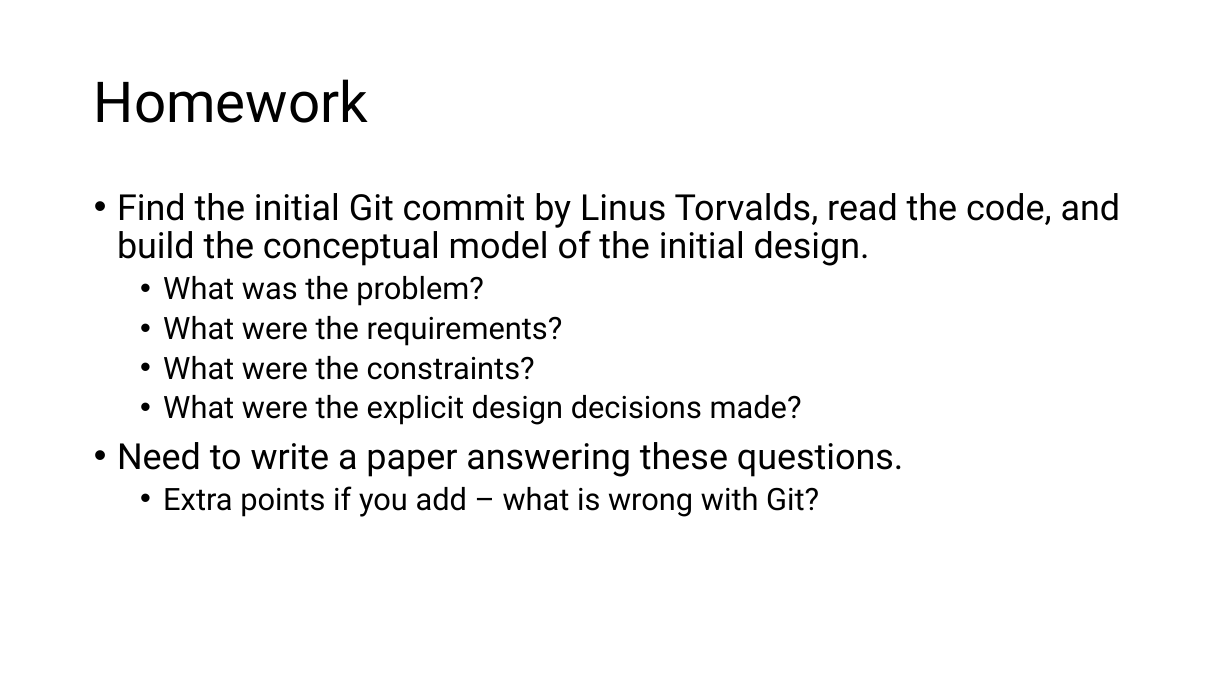
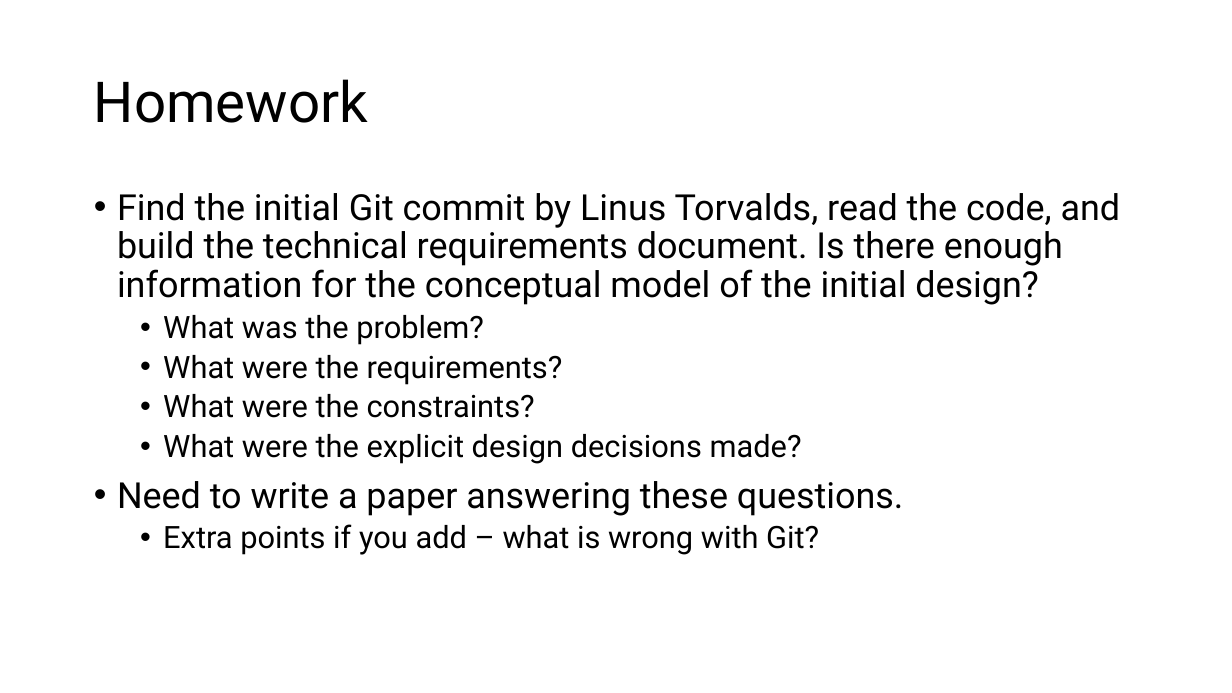
Before and after one commit to aregm/system-design-course, a slide deck: slide 38 of docs/Lecture 1.pptx (slide 20 before the commit). Drawn at 1232x693 pixels with LibreOffice and Linux fonts; fonts in the diff are those of the drawing. Boxes give left, top, right and bottom in pixels: in the first picture for what was removed or moved away, otherwise in the second. Text is boxed around its words. In the diff, an @@ line names an element or a change of style, - is before the commit and + after.

Commit message:
Updated Lecture 1

```diff
--- a/docs/Lecture 1.pptx
+++ b/docs/Lecture 1.pptx
@@ text at bbox=[117, 193, 1121, 305]: text changed @@
-• Find the initial Git commit by Linus Torvalds, read the code, and build the conceptual model of the initial design.
+• Find the initial Git commit by Linus Torvalds, read the code, and build the technical requirements document. Is there enough information for the conceptual model of the initial design?
```
Also in this commit, not shown: 2 other slides changed, 19 slides added, 1 slide removed.
